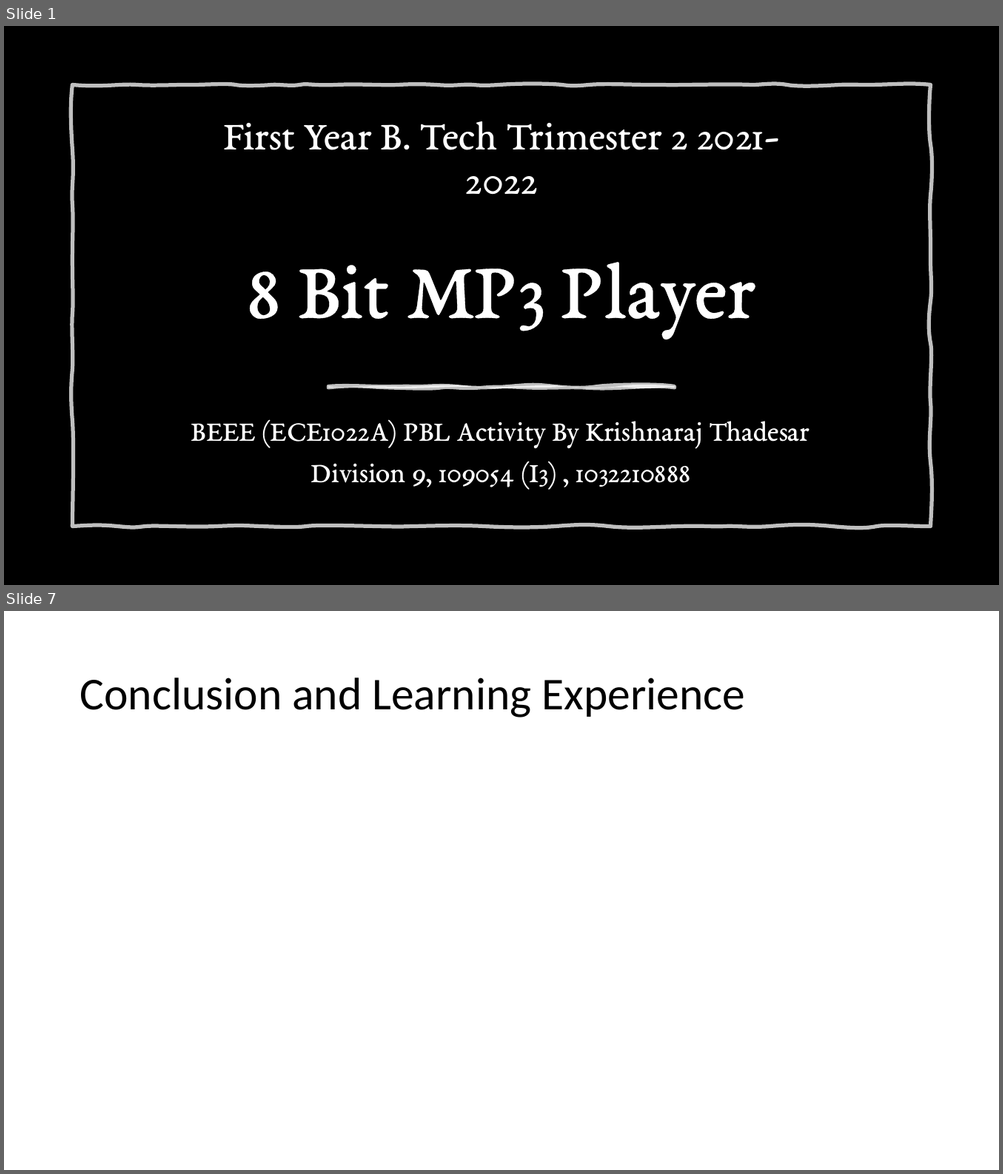
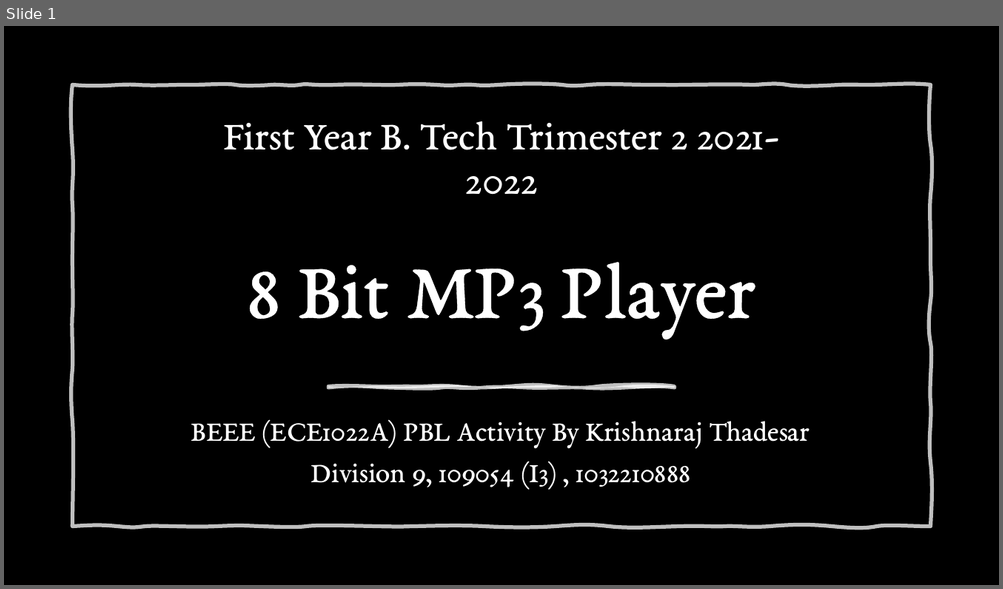
Before and after one commit to School-Related/First-Year, a slide deck: Second Trimester/Basics of Electrical and Electronics Engineering/Lab/Project/[2022] [1st Yr] PBL Activity 8 Bit MP3 Player PPT.pptx. Shown one above the other, each under a label of ours: slides 1 and 7 before the commit, slide 1 after it; the slides between them are not shown. The pictures are 1003x1174 and 1003x589 pixels, drawn with LibreOffice and Linux fonts; fonts in the diff are those of the drawing; background and template pictures are left out. Boxes give left, top, right and bottom in pixels: in the first picture for what was removed or moved away, otherwise in the second. Text is boxed around its words. In the diff, an @@ line names an element or a change of style, - is before the commit and + after.

```diff
--- a/Second Trimester/Basics of Electrical and Electronics Engineering/Lab/Project/[2022] [1st Yr] PBL Activity 8 Bit MP3 Player PPT.pptx
+++ b/Second Trimester/Basics of Electrical and Electronics Engineering/Lab/Project/[2022] [1st Yr] PBL Activity 8 Bit MP3 Player PPT.pptx
@@ slide 7 removed at [4,611,999,1170], background #FFFFFF @@
@@ title removed at [79,678,745,718] @@
-Conclusion and Learning Experience
```
Also in this commit, not shown: 3 slides changed, 7 slides added, 2 other slides removed, 4 other files.
